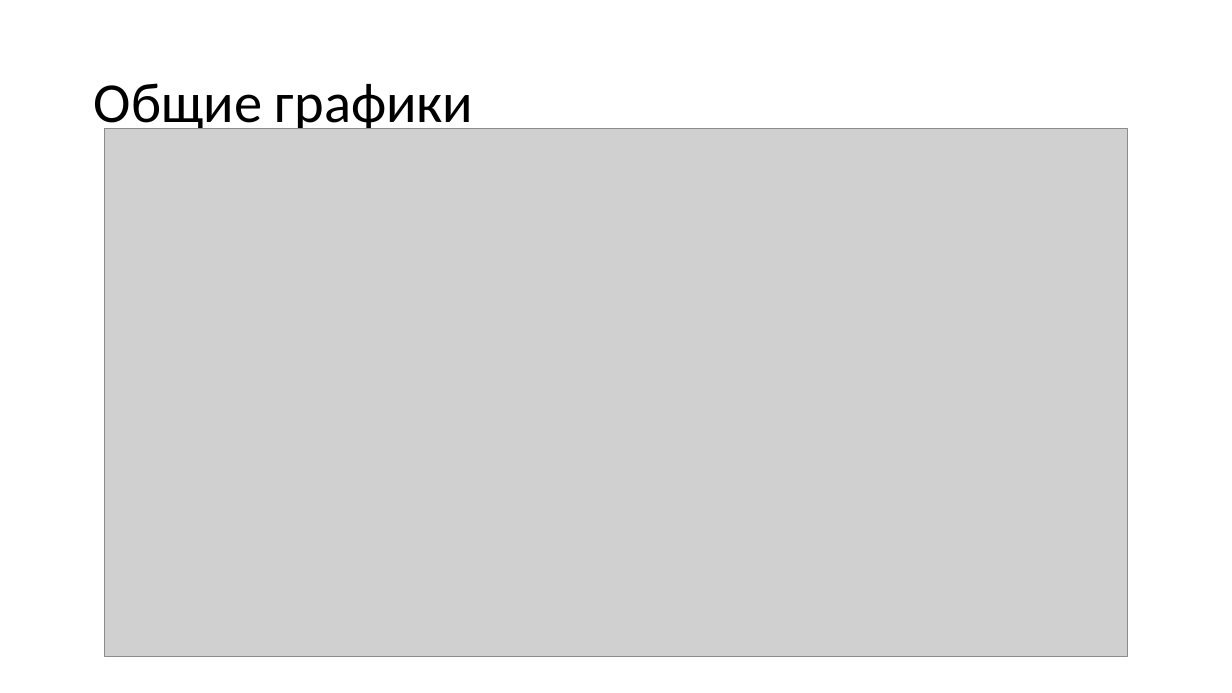
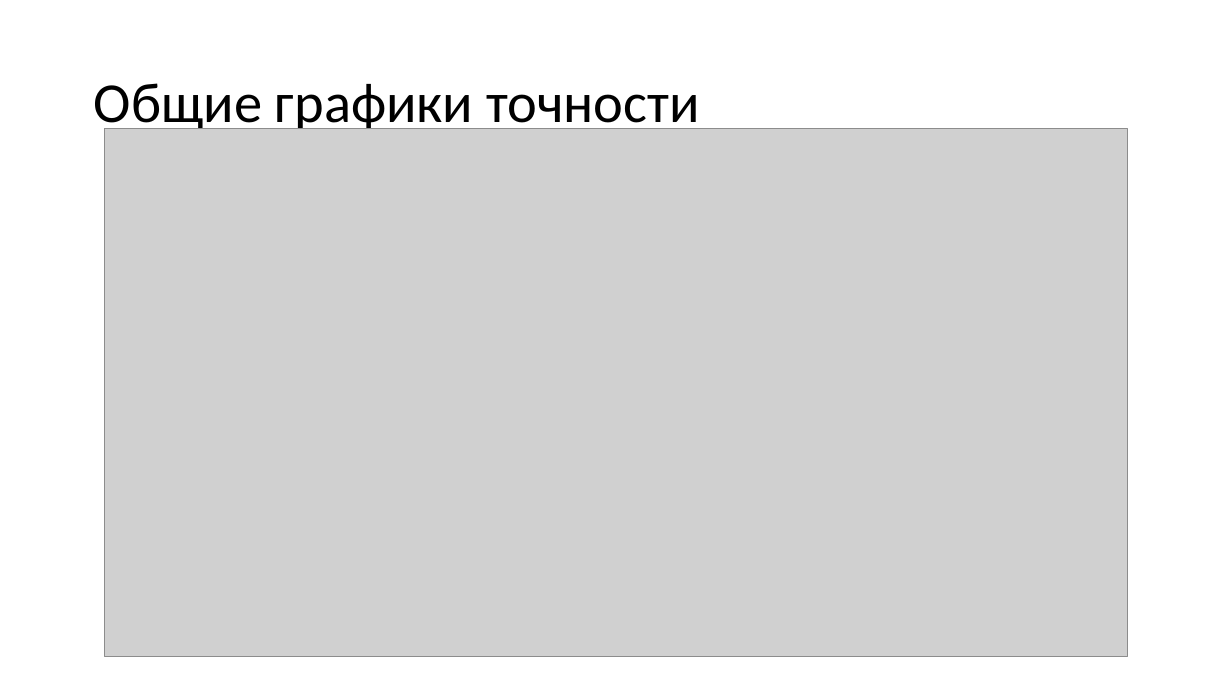
Before and after one commit to answerIII/Graph_Theory_LeetCode25, a slide deck: slide 15 of results/pres.pptx (slide 13 before the commit). Drawn at 1232x693 pixels with LibreOffice and Linux fonts; fonts in the diff are those of the drawing; grey boxes stand for pictures. Boxes give left, top, right and bottom in pixels: in the first picture for what was removed or moved away, otherwise in the second. Text is boxed around its words. In the diff, an @@ line names an element or a change of style, - is before the commit and + after.

```diff
--- a/results/pres.pptx
+++ b/results/pres.pptx
@@ title at <box>94,83,699,135</box>: text changed @@
-Общие графики
+Общие графики точности
```
Also in this commit, not shown: 1 other slide changed, 2 slides added.
